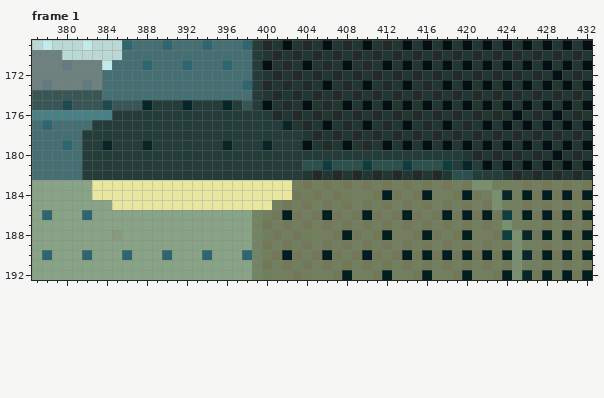
Pixel-art file -- Assets/Art/2D/главный экран.aseprite. The first picture shows the starting point.
640x360 pixels, 30 frames. Colours within 5 levels of each other are drawn and written as one. Shown: frame 1: x 377..432, y 169..192.
Now the later version:
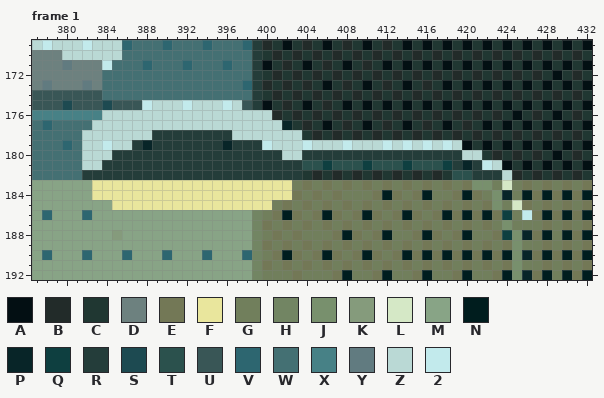
Palette (. is transparent): A #030f13  B #222b29  C #203732  D #6d817f  E #737856  F #e9e69d  G #717f5c  H #728563  J #78906d  K #859b7c  L #d5e8c6  M #88a486  N #001d1e  P #082528  Q #0e3f40  R #243d3a  S #1d4a51  T #2b514d  U #395656  V #2d6670  W #447073  X #478186  Y #617b80  Z #bad9d5  2 #c2eaec
Commit: изменение главного экрана и конечный экран
The exact change:
layer "снег фонарь" added
Changed rows in their new state; - is an unchanged pixel.
Frame 1, layer "снег фонарь":
first column x 382:
175 ------2ZZZ2ZZZ2Z-----------------------------
176 --ZZZZZZZZZZZZZZZZZ--------------------------
177 -ZZZZZZZZZZZZZZZZZZZ-------------------------
178 ZZZZZZZ--------ZZZZZZZ-----------------------
179 ZZ2ZZ-------------2ZZZ2ZZZ2ZZZ2Z2Z2Z2Z-------
180 ZZZ-----------------ZZ----------------ZZ-----
181 ZZ--------------------------------------2Z---
182 ------------------------------------------Z--
183 ------------------------------------------L--
185 -------------------------------------------L-
186 --------------------------------------------2
Pixel boxes of the changes (left, top, right, bottom) in both pictures:
changed: (82, 100, 532, 220)
